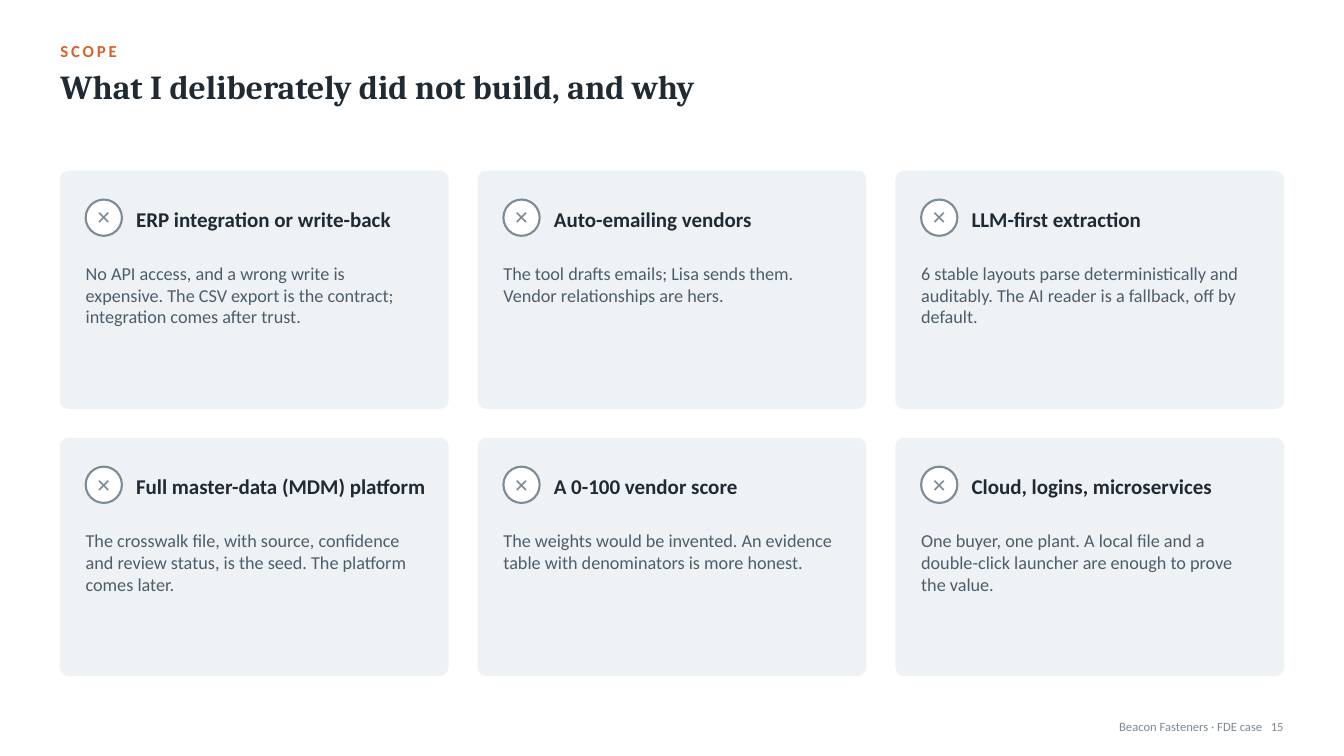
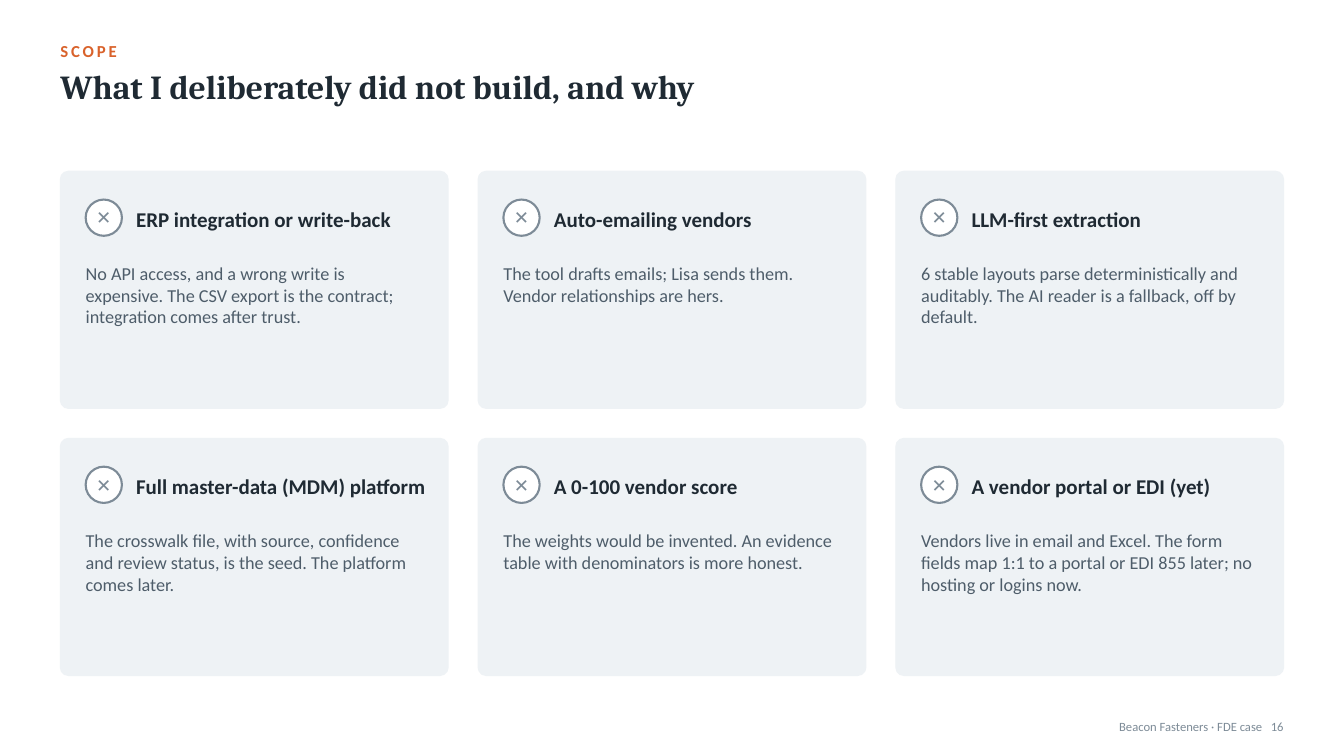
Before and after one commit to SmritaPandey/BeaconFasteners, a slide deck: slide 16 of Beacon Superday-Submission/presentation/Beacon_FDE_Casestudy.pptx (slide 15 before the commit). Drawn at 1344x756 pixels with LibreOffice and Linux fonts; fonts in the diff are those of the drawing. Boxes give left, top, right and bottom in pixels: in the first picture for what was removed or moved away, otherwise in the second. Text is boxed around its words. In the diff, an @@ line names an element or a change of style, - is before the commit and + after.

```diff
--- a/Beacon Superday-Submission/presentation/Beacon_FDE_Casestudy.pptx
+++ b/Beacon Superday-Submission/presentation/Beacon_FDE_Casestudy.pptx
@@ text at [972,478,1210,498]: text changed @@
-Cloud, logins, microservices
+A vendor portal or EDI (yet)
@@ text at [921,534,1252,594]: text changed @@
-One buyer, one plant. A local file and a double-click launcher are enough to prove the value.
+Vendors live in email and Excel. The form fields map 1:1 to a portal or EDI 855 later; no hosting or logins now.
@@ text at [1119,722,1284,731]: text changed @@
-Beacon Fasteners · FDE case 15
+Beacon Fasteners · FDE case 16
```
Also in this commit, not shown: 12 other slides changed, 1 slide added, 57 other files.
